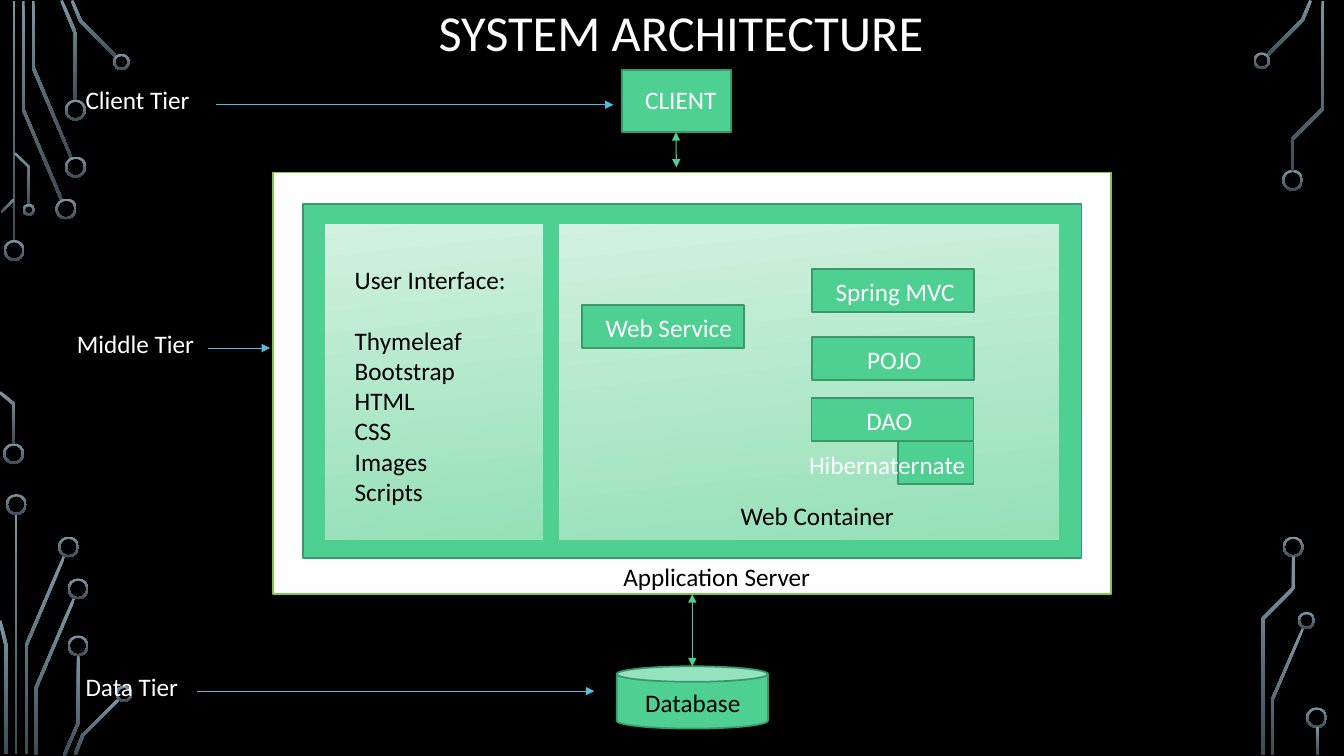
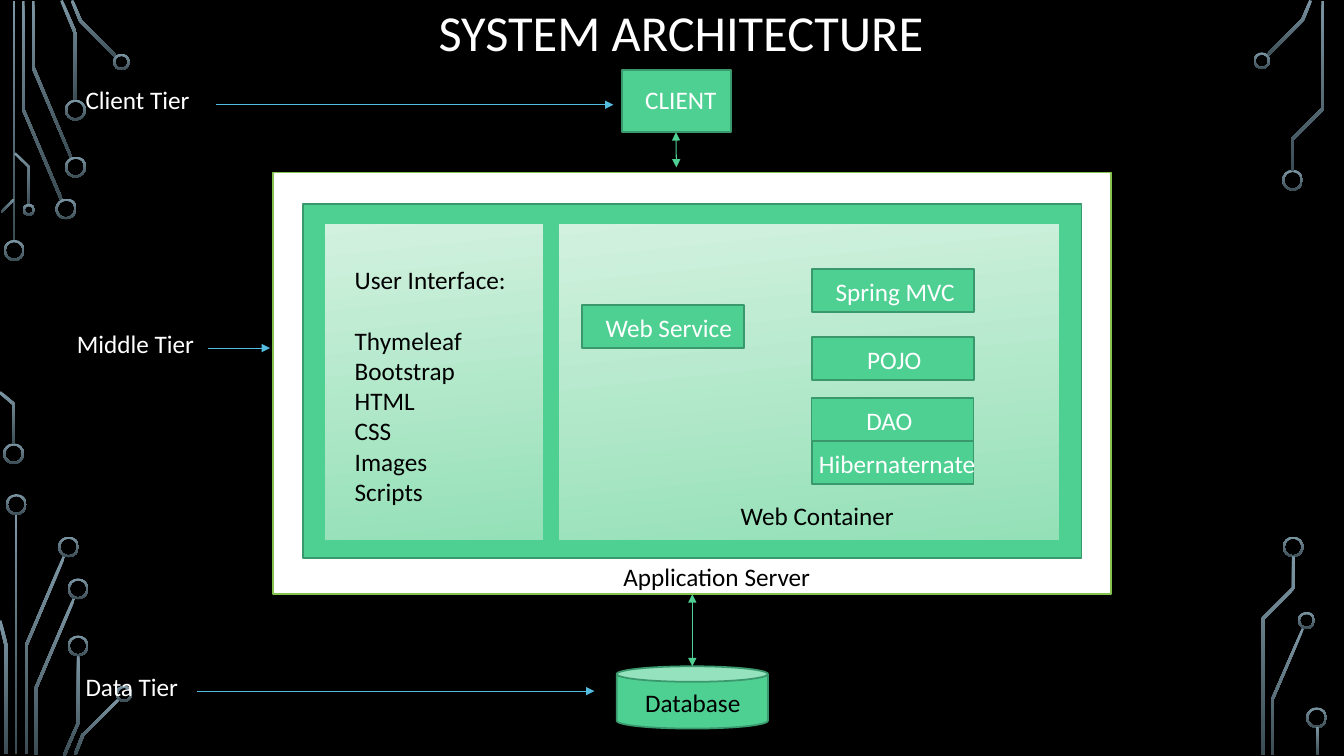
Before and after one commit to JohnLawal/SALMANS, a slide deck: slide 5 of Technical Documentation/projectpresentation.pptx. Drawn at 1344x756 pixels with LibreOffice and Linux fonts; fonts in the diff are those of the drawing; background and template pictures are left out. Boxes give left, top, right and bottom in pixels: in the first picture for what was removed or moved away, otherwise in the second. Text is boxed around its words. In the diff, an @@ line names an element or a change of style, - is before the commit and + after.

```diff
--- a/Technical Documentation/projectpresentation.pptx
+++ b/Technical Documentation/projectpresentation.pptx
@@ text "Hibernaternate": place and size @@
-text "Hibernaternate" at [809, 454, 965, 481]
+text "Hibernaternate" at [819, 452, 975, 479]
@@ rectangle: place and size @@
-rectangle at [898, 441, 974, 484]
+rectangle at [813, 441, 974, 484]
```
Also in this commit, not shown: 55 other files.
